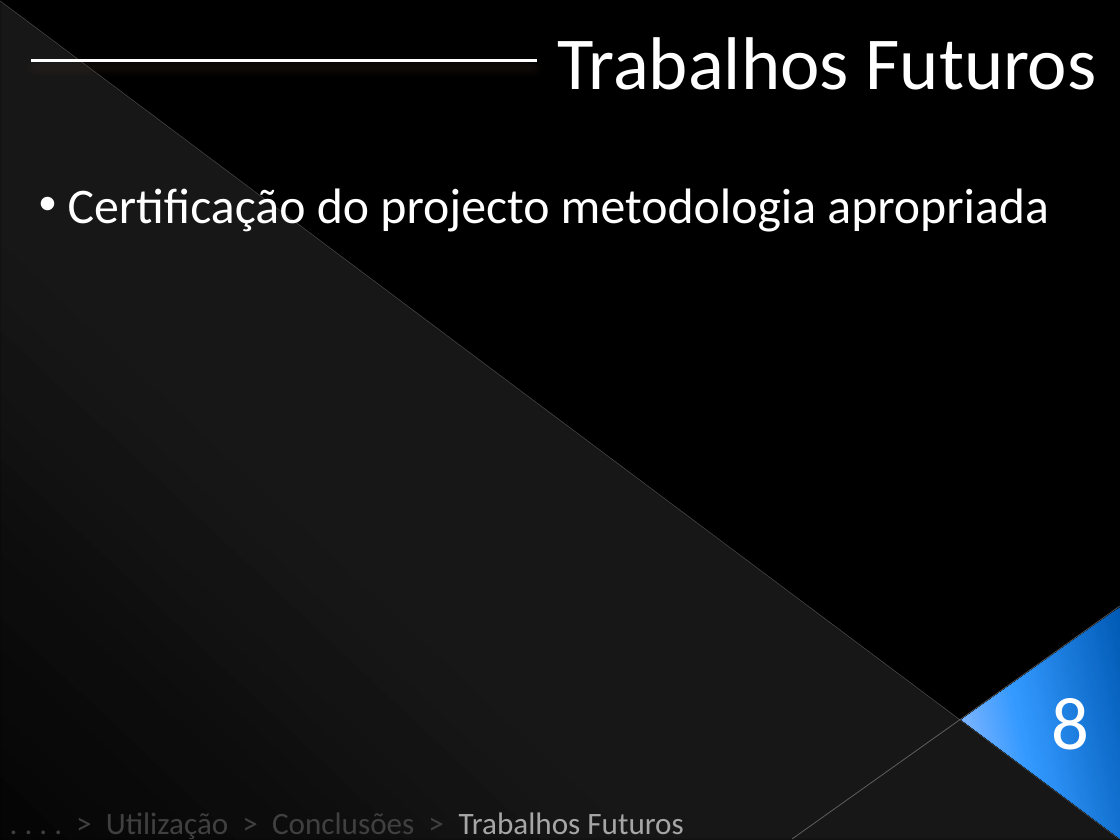
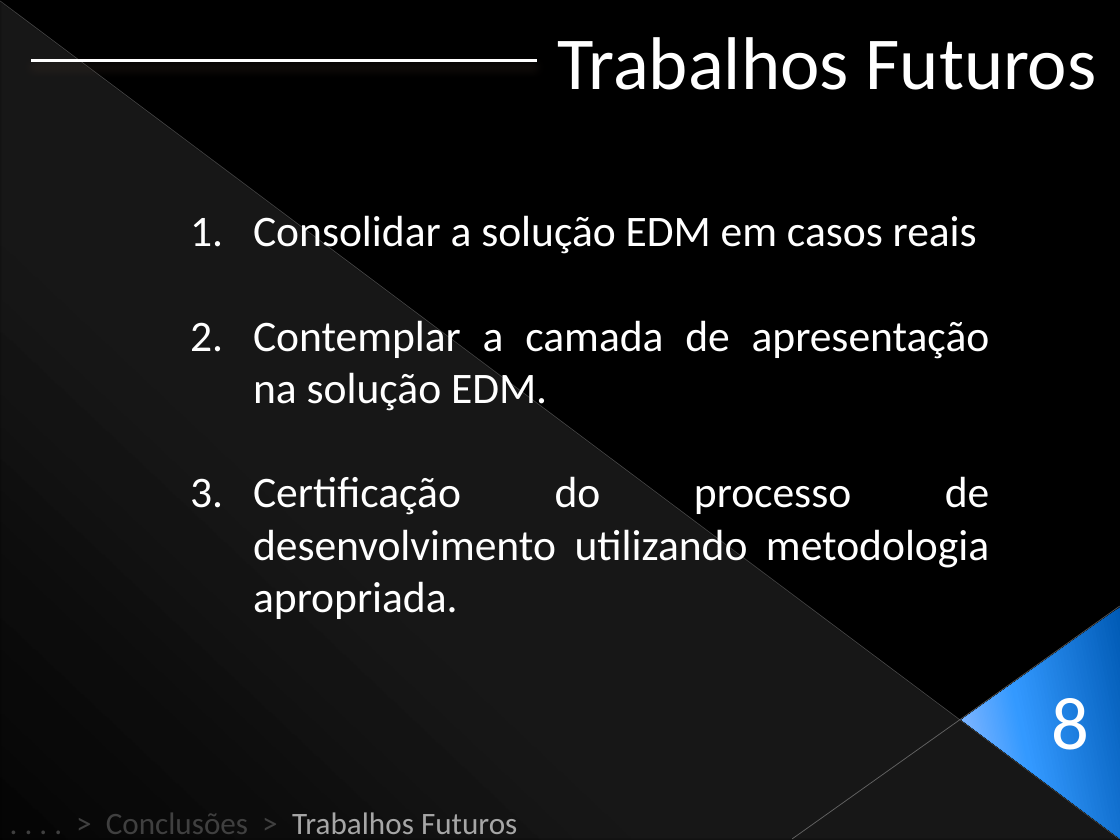
Before and after one commit to Netivski/projectoseminario, a slide deck: slide 36 of Apresentação Final/Presentation Sketch.pptx (slide 32 before the commit). Drawn at 1120x840 pixels with LibreOffice and Linux fonts; fonts in the diff are those of the drawing. Boxes give left, top, right and bottom in pixels: in the first picture for what was removed or moved away, otherwise in the second. Text is boxed around its words. In the diff, an @@ line names an element or a change of style, - is before the commit and + after.

```diff
--- a/Apresentação Final/Presentation Sketch.pptx
+++ b/Apresentação Final/Presentation Sketch.pptx
@@ text removed at box(68, 188, 1049, 232) @@
-• Certificação do projecto metodologia apropriada
@@ text added at box(253, 210, 990, 619), 28 pt, text #FFFFFF @@
+1. Consolidar a solução EDM em casos reais
+2. Contemplar a camada de apresentação na solução EDM.
+3. Certificação do processo de desenvolvimento utilizando metodologia apropriada.
@@ text at box(106, 812, 517, 834): text changed @@
-. . . . > Utilização > Conclusões > Trabalhos Futuros
+. . . . > Conclusões > Trabalhos Futuros
```
Also in this commit, not shown: 1 other slide changed, 4 slides added.
